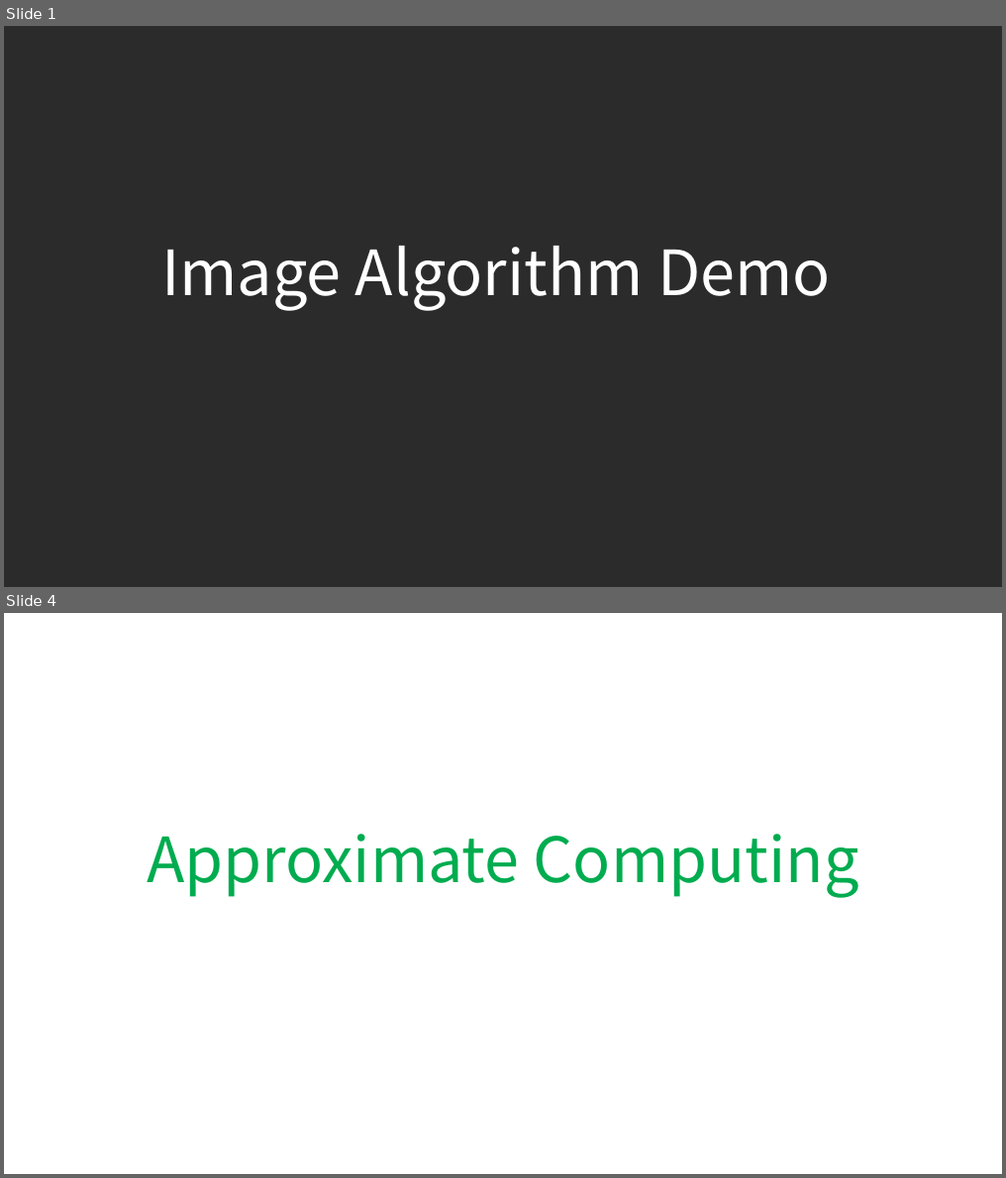
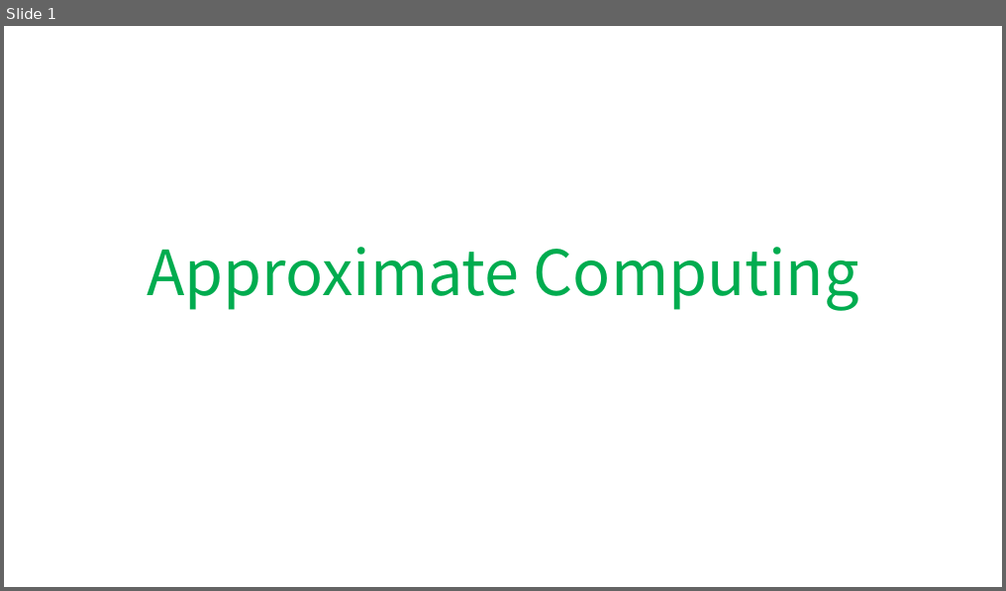
Before and after one commit to LoloMarty/2024-, a slide deck: CS4630/Approximate Computing.pptx. Shown one above the other, each under a label of ours: slides 1 and 4 before the commit, slide 1 after it; the slides between them are not shown. The pictures are 1006x1178 and 1006x591 pixels, drawn with LibreOffice and Linux fonts; fonts in the diff are those of the drawing; background and template pictures are left out; a plain dark background stands for a picture behind light text. Boxes give left, top, right and bottom in pixels: in the first picture for what was removed or moved away, otherwise in the second. Text is boxed around its words. In the diff, an @@ line names an element or a change of style, - is before the commit and + after.

```diff
--- a/CS4630/Approximate Computing.pptx
+++ b/CS4630/Approximate Computing.pptx
@@ slide 1 removed at (x1=4, y1=26, x2=1002, y2=587), background picture (left out) @@
@@ title removed at (x1=161, y1=246, x2=831, y2=311) @@
-Image Algorithm Demo
@@ what was slide 4 is now slide 1 @@
```
Also in this commit, not shown: 1 slide added, 2 other slides removed.
